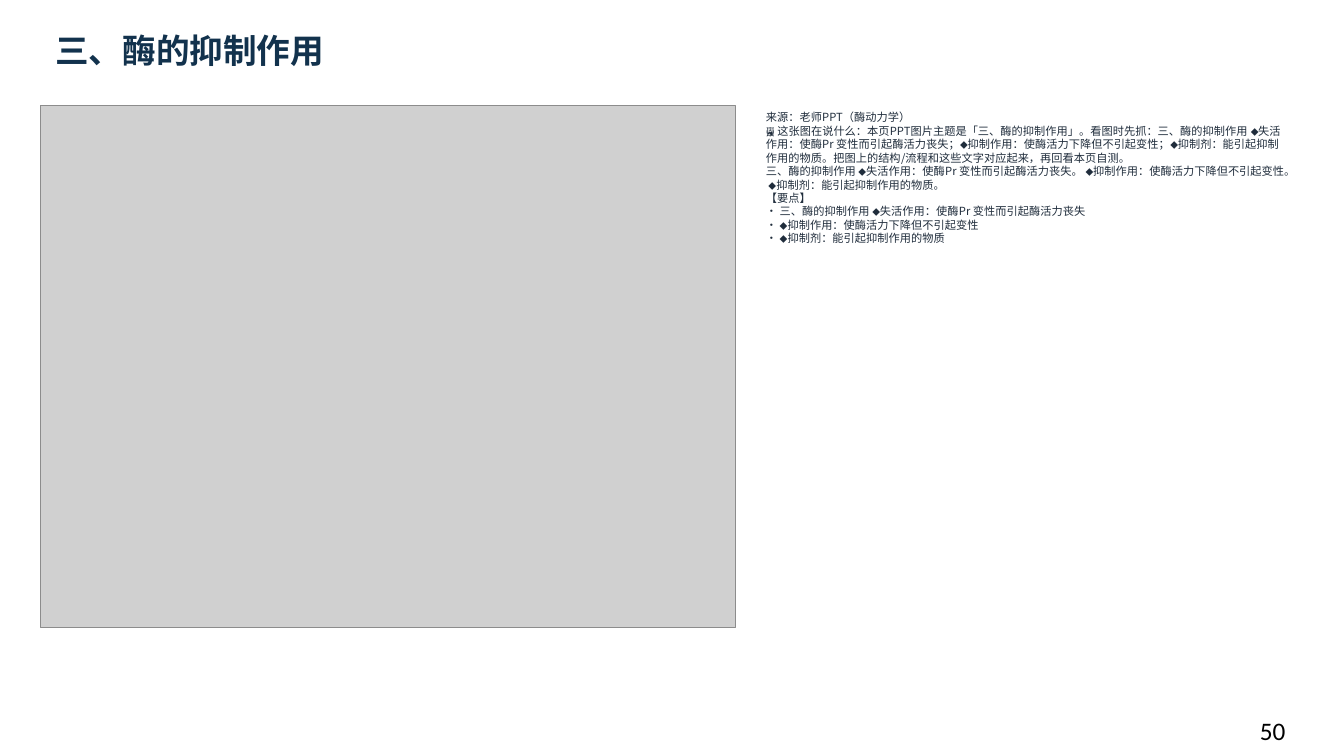
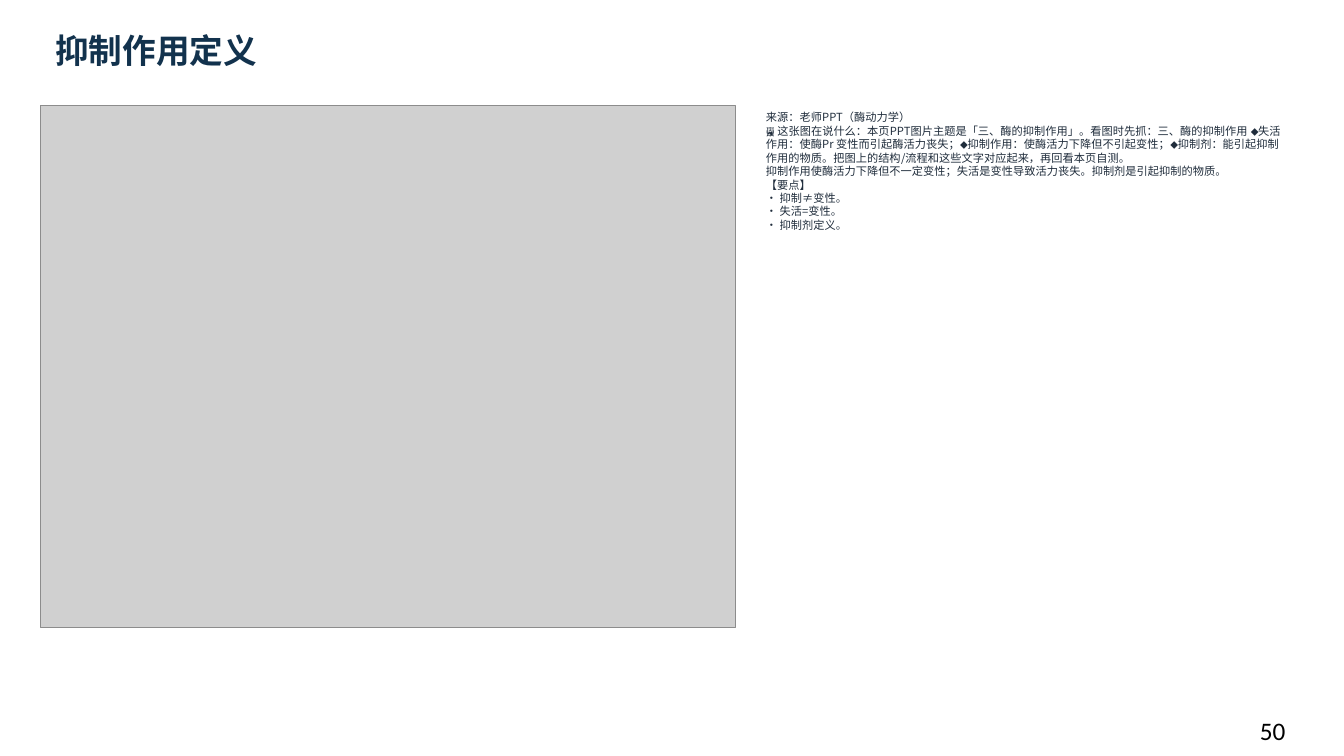
Before and after one commit to newkan-li/Biochemistry, a slide deck: slide 50 of downloads/bc07-ai-style.pptx. Drawn at 1344x756 pixels with LibreOffice and Linux fonts; fonts in the diff are those of the drawing; grey boxes stand for pictures. Boxes give left, top, right and bottom in pixels: in the first picture for what was removed or moved away, otherwise in the second. Text is boxed around its words. In the diff, an @@ line names an element or a change of style, - is before the commit and + after.

```diff
--- a/downloads/bc07-ai-style.pptx
+++ b/downloads/bc07-ai-style.pptx
@@ text at <box>55,34,257,66</box>: text changed @@
-三、酶的抑制作用
+抑制作用定义
@@ text at <box>766,111,1280,230</box>: text changed @@
-来源：老师PPT（酶动力学）
-🖼 这张图在说什么：本页PPT图片主题是「三、酶的抑制作用」。看图时先抓：三、酶的抑制作用 ⬥失活作用：使酶Pr 变性而引起酶活力丧失；⬥抑制作用：使酶活力下降但不引起变性；⬥抑制剂：能引起抑制作用的物质。把图上的结构/流程和这些文字对应起来，再回看本页自测。
-三、酶的抑制作用 ⬥失活作用：使酶Pr 变性而引起酶活力丧失。 ⬥抑制作用：使酶活力下降但不引起变性。 ⬥抑制剂：能引起抑制作用的物质。
-【要点】
-• 三、酶的抑制作用 ⬥失活作用：使酶Pr 变性而引起酶活力丧失
-• ⬥抑制作用：使酶活力下降但不引起变性
-• ⬥抑制剂：能引起抑制作用的物质
+来源：老师PPT（酶动力学）
+🖼 这张图在说什么：本页PPT图片主题是「三、酶的抑制作用」。看图时先抓：三、酶的抑制作用 ⬥失活作用：使酶Pr 变性而引起酶活力丧失；⬥抑制作用：使酶活力下降但不引起变性；⬥抑制剂：能引起抑制作用的物质。把图上的结构/流程和这些文字对应起来，再回看本页自测。
+抑制作用使酶活力下降但不一定变性；失活是变性导致活力丧失。抑制剂是引起抑制的物质。
+【要点】
+• 抑制≠变性。
+• 失活=变性。
+• 抑制剂定义。
```
Also in this commit, not shown: 44 other slides changed, 5 other files.
